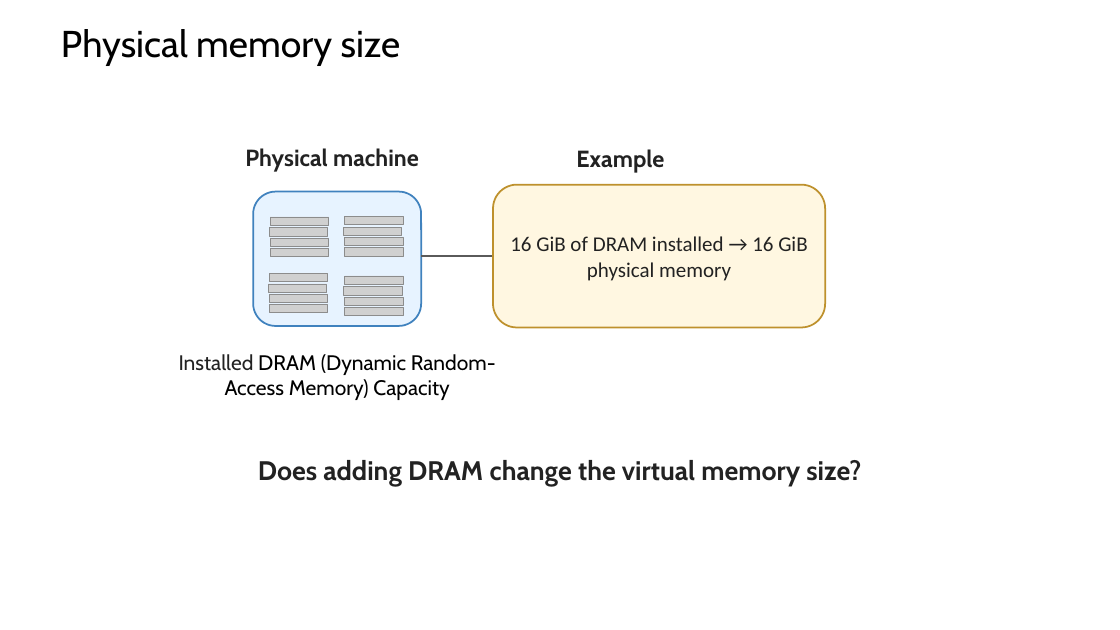
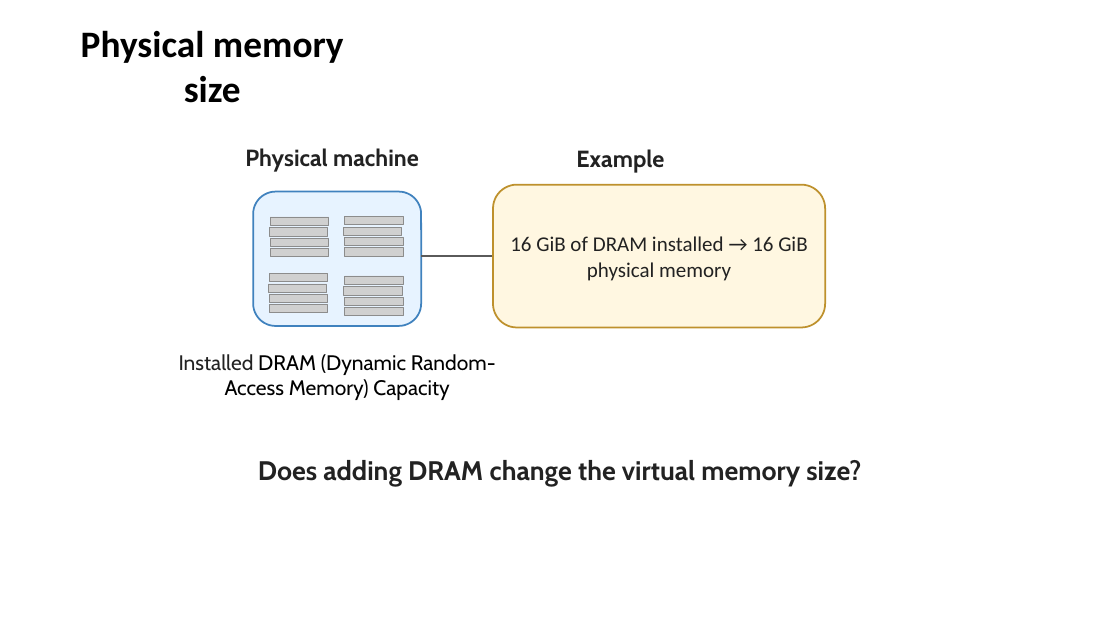
Before and after one commit to zhangzhics/CITS5503_Sem2, a slide deck: slide 13 of Live-lecture-slides/CITS5503Virtualization_DynamoDB_week4.pptx. Drawn at 1120x630 pixels with LibreOffice and Linux fonts; fonts in the diff are those of the drawing; grey boxes stand for pictures. Boxes give left, top, right and bottom in pixels: in the first picture for what was removed or moved away, otherwise in the second. Text is boxed around its words. In the diff, an @@ line names an element or a change of style, - is before the commit and + after.

```diff
--- a/Live-lecture-slides/CITS5503Virtualization_DynamoDB_week4.pptx
+++ b/Live-lecture-slides/CITS5503Virtualization_DynamoDB_week4.pptx
@@ text "Physical memory size": place and size @@
-text "Physical memory size" at [61,29,401,65]
+text "Physical memory size" at [81,30,344,103]
@@ text "Physical memory size" at [81,30,344,103]: font Cabin to Calibri, bold on @@
```
Also in this commit, not shown: 19 other slides changed.
